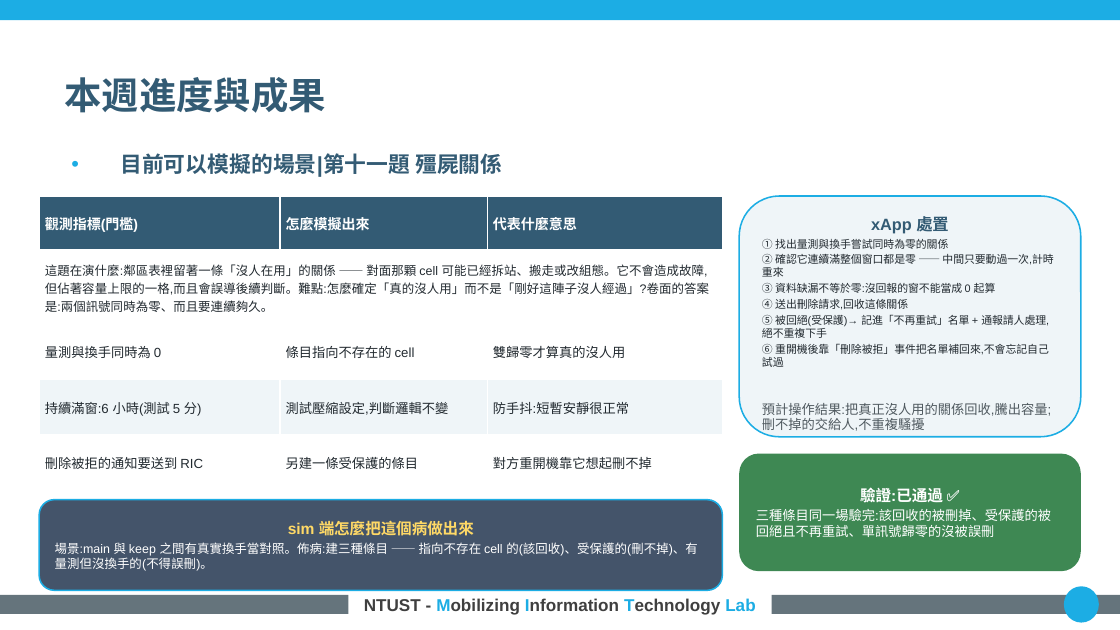
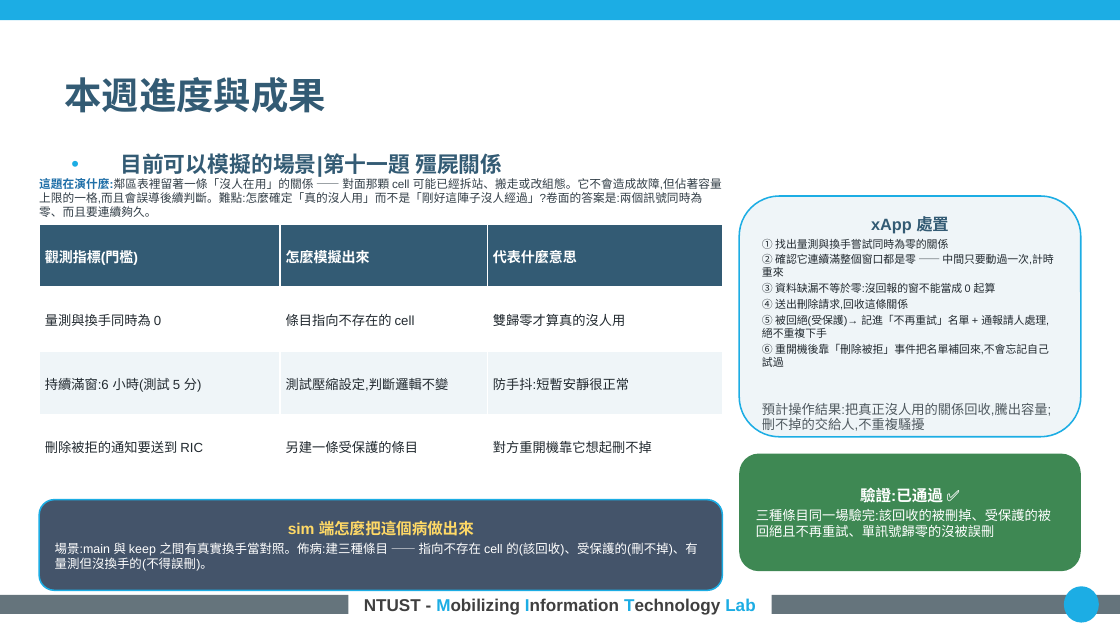
Before and after one commit to kimOuO/RAN-sim-OAI, a slide deck: slide 14 of docs/report/8_27_進度報告_v10十二題.pptx. Drawn at 1120x630 pixels with LibreOffice and Linux fonts; fonts in the diff are those of the drawing; background and template pictures are left out. Boxes give left, top, right and bottom in pixels: in the first picture for what was removed or moved away, otherwise in the second. Text is boxed around its words. In the diff, an @@ line names an element or a change of style, - is before the commit and + after.

```diff
--- a/docs/report/8_27_進度報告_v10十二題.pptx
+++ b/docs/report/8_27_進度報告_v10十二題.pptx
@@ text added at bbox=[39, 178, 722, 217], 7.5 pt, text #333F48 @@
+這題在演什麼:鄰區表裡留著一條「沒人在用」的關係 —— 對面那顆 cell 可能已經拆站、搬走或改組態。它不會造成故障,但佔著容量上限的一格,而且會誤導後續判斷。難點:怎麼確定「真的沒人用」而不是「剛好這陣子沒人經過」?卷面的答案是:兩個訊號同時為零、而且要連續夠久。
@@ table at bbox=[39, 224, 722, 515] @@
-row 2: 這題在演什麼:鄰區表裡留著一條「沒人在用」的關係 —— 對面那顆 cell 可能已經拆站、搬走或改組態。它不會造成故障,但佔著容量上限的一格,而且會誤導後續判斷。難點:怎麼確定「真的沒人用」而不是「剛好這陣子沒人經過」?卷面的答案是:兩個訊號同時為零、而且要連續夠久。 |  | 
@@ table: place and size @@
-table at bbox=[39, 196, 722, 487]
+table at bbox=[39, 224, 722, 515]
```
Also in this commit, not shown: 11 other slides changed, 4 other files.
